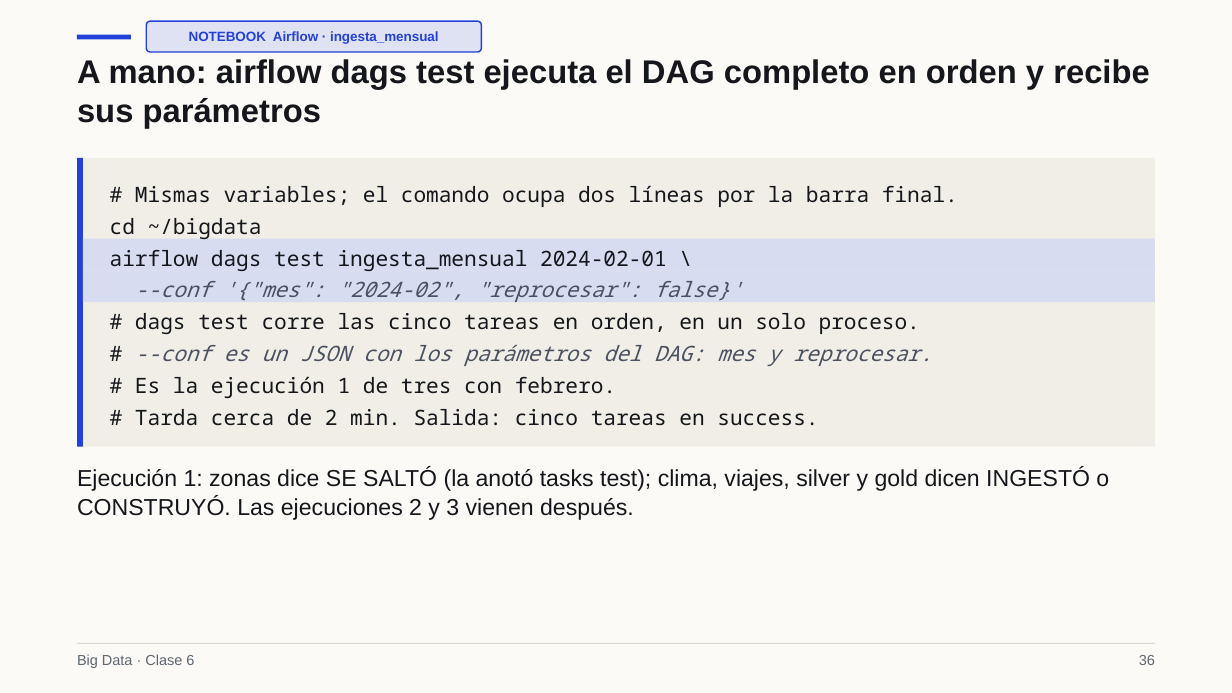
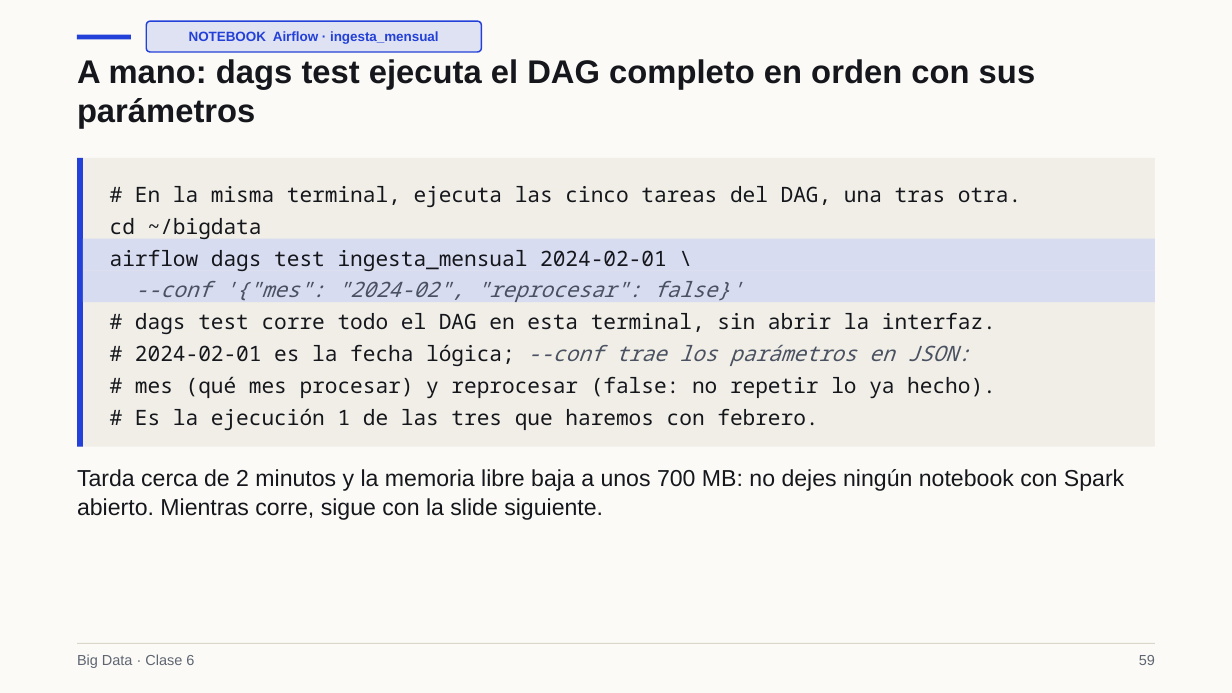
Before and after one commit to Apaezc/bigdata-udem-2026, a slide deck: slide 59 of curso/clase06/deck/slides.pptx (slide 36 before the commit). Drawn at 1232x693 pixels with LibreOffice and Linux fonts; fonts in the diff are those of the drawing. Boxes give left, top, right and bottom in pixels: in the first picture for what was removed or moved away, otherwise in the second. Text is boxed around its words. In the diff, an @@ line names an element or a change of style, - is before the commit and + after.

```diff
--- a/curso/clase06/deck/slides.pptx
+++ b/curso/clase06/deck/slides.pptx
@@ text at (77,59,1035,129): text changed @@
-A mano: airflow dags test ejecuta el DAG completo en orden y recibe sus parámetros
+A mano: dags test ejecuta el DAG completo en orden con sus parámetros
@@ text at (135,186,1021,207): text changed @@
-# Mismas variables; el comando ocupa dos líneas por la barra final.
+# En la misma terminal, ejecuta las cinco tareas del DAG, una tras otra.
@@ text at (135,313,996,430): text changed @@
-# dags test corre las cinco tareas en orden, en un solo proceso.
-# --conf es un JSON con los parámetros del DAG: mes y reprocesar.
-# Es la ejecución 1 de tres con febrero.
-# Tarda cerca de 2 min. Salida: cinco tareas en success.
+# dags test corre todo el DAG en esta terminal, sin abrir la interfaz.
+# 2024-02-01 es la fecha lógica; --conf trae los parámetros en JSON:
+# mes (qué mes procesar) y reprocesar (false: no repetir lo ya hecho).
+# Es la ejecución 1 de las tres que haremos con febrero.
@@ text at (77,469,1124,520): text changed @@
-Ejecución 1: zonas dice SE SALTÓ (la anotó tasks test); clima, viajes, silver y gold dicen INGESTÓ o CONSTRUYÓ. Las ejecuciones 2 y 3 vienen después.
+Tarda cerca de 2 minutos y la memoria libre baja a unos 700 MB: no dejes ningún notebook con Spark abierto. Mientras corre, sigue con la slide siguiente.
@@ text at (1139,655,1155,665): text changed @@
-36
+59
```
Also in this commit, not shown: 39 other slides changed, 41 slides added, 3 slides removed, 5 other files.
